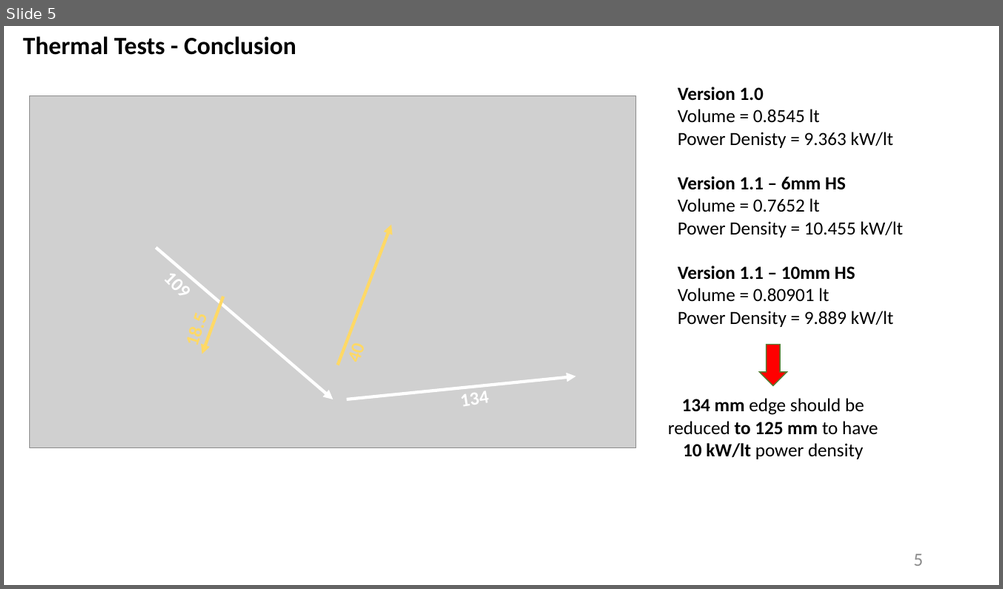
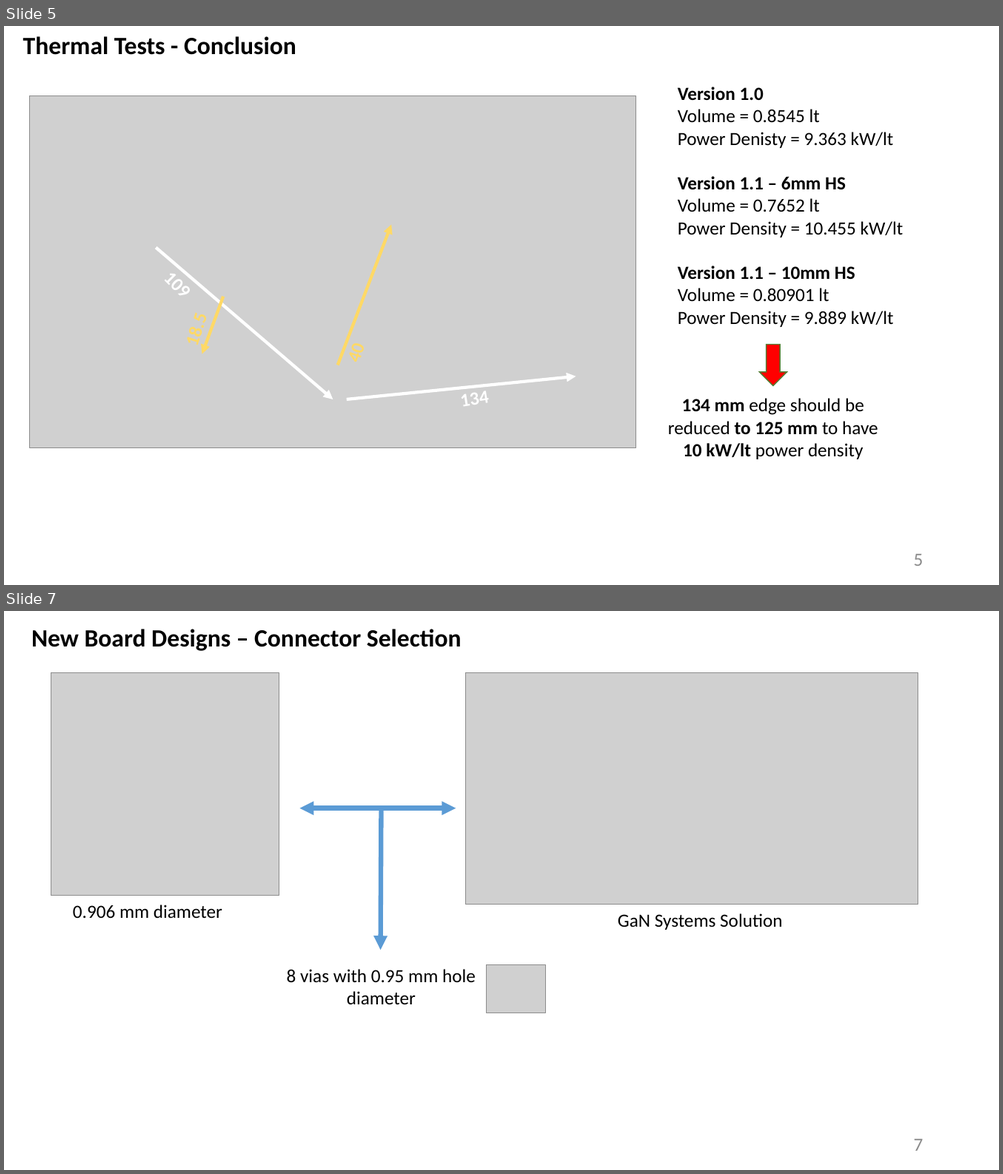
Before and after one commit to furkankarakaya/GaN-Studies, a slide deck: Weekly Reports/2020.01.20 - 2020.01.27.pptx. Shown one above the other, each under a label of ours: slide 5 before the commit, slides 5 and 7 after it; the slides between them are not shown. The pictures are 1003x589 and 1003x1174 pixels, drawn with LibreOffice and Linux fonts; fonts in the diff are those of the drawing; grey boxes stand for pictures. Boxes give left, top, right and bottom in pixels: in the first picture for what was removed or moved away, otherwise in the second. Text is boxed around its words. In the diff, an @@ line names an element or a change of style, - is before the commit and + after.

```diff
--- a/Weekly Reports/2020.01.20 - 2020.01.27.pptx
+++ b/Weekly Reports/2020.01.20 - 2020.01.27.pptx
@@ slide 7 added at (4,611,999,1170), background #FFFFFF @@
@@ text added at (31,629,461,651), 24 pt, text #000000, bold @@
+New Board Designs – Connector Selection
@@ picture added at (51,673,279,896) @@
@@ picture added at (465,673,918,904) @@
@@ double arrow added from (299, 809) to (455, 809), #5B9BD5 4.5 pt @@
@@ arrow added from (381, 809) to (381, 951), #5B9BD5 4.5 pt @@
@@ text added at (73,905,222,918), 18 pt, text #000000 @@
+0.906 mm diameter
@@ text added at (617,914,782,930), 18 pt, text #000000 @@
+GaN Systems Solution
@@ picture added at (486,965,545,1013) @@
@@ text added at (287,969,475,1005), 18 pt, text #000000 @@
+8 vias with 0.95 mm hole diameter
@@ page number added at (913,1139,923,1151), 18 pt, text #8C8C8C @@
+7
```
Also in this commit, not shown: 1 other slide added, 8 other files.
